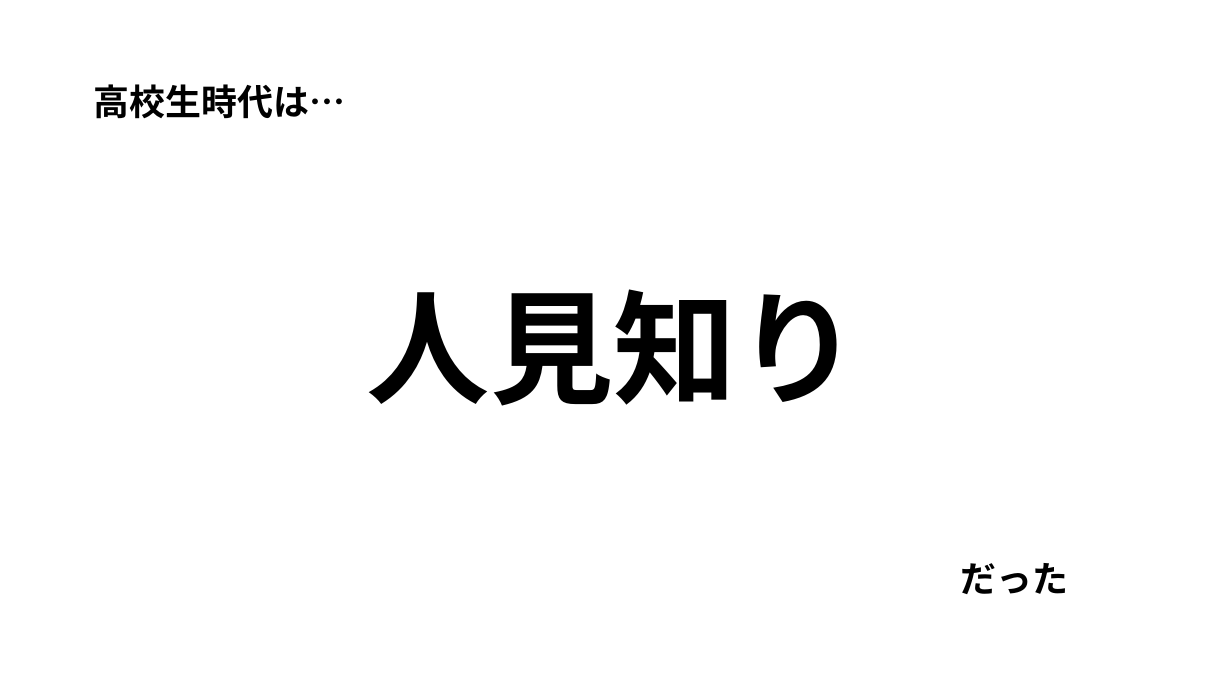
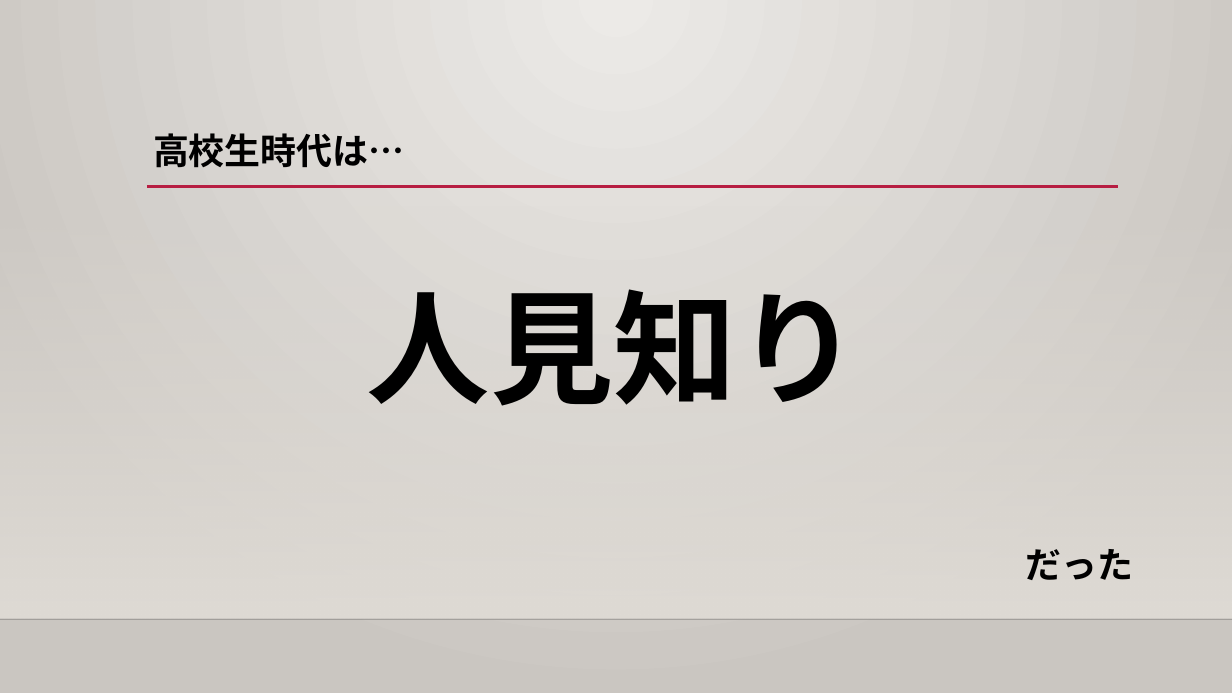
Before and after one commit to human-osaka-game-2019/2020NWProgrammingLatterTermExam, a slide deck: slide 4 of 情報リテラシー/上久保 豪太/ヒューマンでの学生生活において学んだこと.pptx. Drawn at 1232x693 pixels with LibreOffice and Linux fonts; fonts in the diff are those of the drawing; background and template pictures are left out. Boxes give left, top, right and bottom in pixels: in the first picture for what was removed or moved away, otherwise in the second. Text is boxed around its words. In the diff, an @@ line names an element or a change of style, - is before the commit and + after.

```diff
--- a/情報リテラシー/上久保 豪太/ヒューマンでの学生生活において学んだこと.pptx
+++ b/情報リテラシー/上久保 豪太/ヒューマンでの学生生活において学んだこと.pptx
@@ background #FFFFFF to gradient #ECEAE7 to #CAC7C1 @@
@@ title "高校生時代は…": place and size @@
-title "高校生時代は…" at (94, 84, 345, 119)
+title "高校生時代は…" at (153, 133, 404, 168)
@@ title "高校生時代は…" at (153, 133, 404, 168): vertical alignment middle to top @@
@@ rectangle added at (0, 204, 1232, 619), fill gradient #DFDBD5 @@
@@ line added from (147, 187) to (1118, 187), #B71E42 2.5 pt @@
@@ text "だった": place and size @@
-text "だった" at (961, 563, 1069, 594)
+text "だった" at (1026, 549, 1134, 580)
@@ line added from (0, 619) to (1232, 619), #000001 1 pt @@
```
Also in this commit, not shown: 14 other slides changed.
